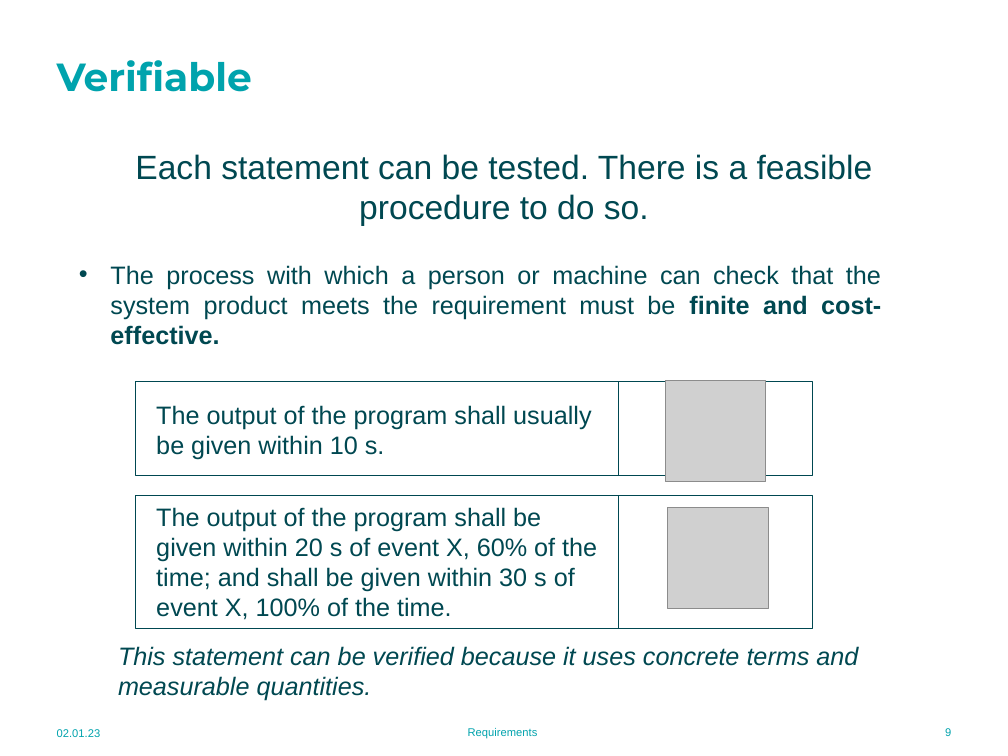
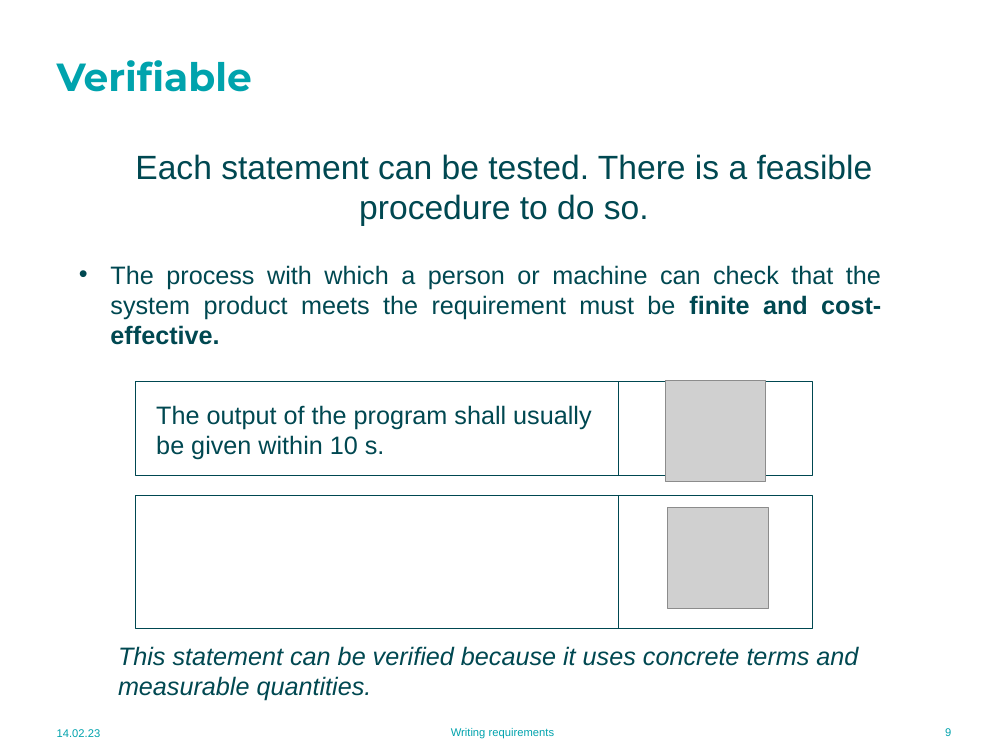
Before and after one commit to MU-MATHWORKS/MODEL-BASED-LIFE-CYCLE-WITH-MATLAB-SIMULINK, a slide deck: slide 9 of 2. Requirements/2.2 Writing requirements.pptx. Drawn at 1008x756 pixels with LibreOffice and Linux fonts; fonts in the diff are those of the drawing; grey boxes stand for pictures; background and template pictures are left out. Boxes give left, top, right and bottom in pixels: in the first picture for what was removed or moved away, otherwise in the second. Text is boxed around its words. In the diff, an @@ line names an element or a change of style, - is before the commit and + after.

Commit message:
Requirements module resources updated. Detailed exercise statement added in ppt and mlx formats.

```diff
--- a/2. Requirements/2.2 Writing requirements.pptx
+++ b/2. Requirements/2.2 Writing requirements.pptx
@@ text removed at (x1=156, y1=507, x2=597, y2=620) @@
-The output of the program shall be given within 20 s of event X, 60% of the time; and shall be given within 30 s of event X, 100% of the time.
@@ text at (x1=57, y1=729, x2=101, y2=737): text changed @@
-02.01.23
+14.02.23
@@ text at (x1=451, y1=728, x2=555, y2=739): text changed @@
-Requirements
+Writing requirements
```
Also in this commit, not shown: 19 other slides changed, 2 other files.
